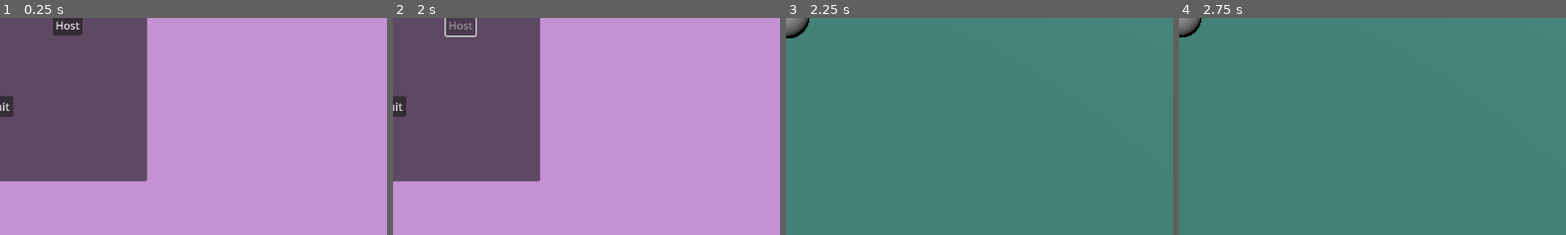
Above: before the commit, frames 1-4 (left to right).
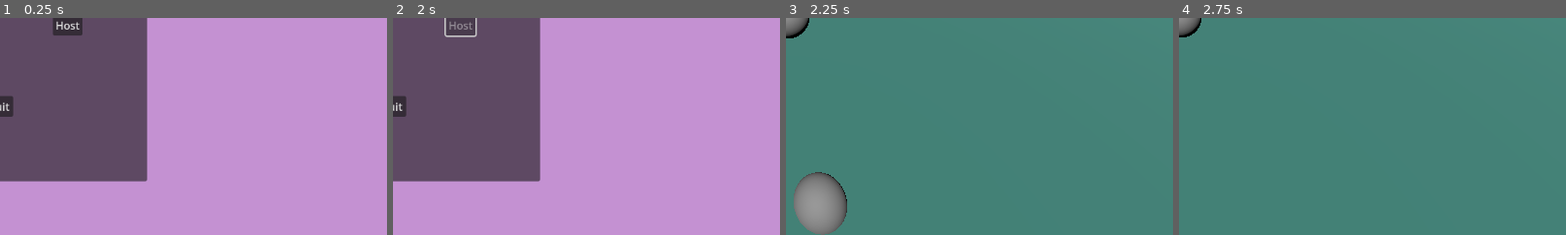
Above: after the commit, the same moments.

Repository: icvara/BestOnnlineGameEver
Game: Godot game, scene res://Menu/start_menu.tscn
The game is run twice, just before and just after one commit, with the same random seed, the same clock (stepped at 60 frames per second) and the same inputs.
Inputs:
- Up to frame 1 (0.25 s): no input
- Up to frame 2 (2 s): tap Enter at 0.5 s; hold D (right) 0.53-1.25 s; click "Host" at 1.25 s
- Up to frame 3 (2.25 s): click "Play" at 2 s
- Up to frame 4 (2.75 s): no input
The pictures show only the part of the screen within x 50-100%, y 50-100%; the shares and areas given below are measured in that part.

Frames 1-2 are identical in both runs. In frame 3, 3.1% of the frame differs, in the area x 2-16%, y 70-100%; in frame 4, nothing differs.

Commit message:
start online

Diff:
--- /dev/null
+++ b/world/main.gd
@@ -0,0 +1,16 @@
+extends Node3D
+
+
+@export var player_scene: PackedScene
+
+var id = 0
+
+func _ready() -> void:
+	add_player(multiplayer.get_unique_id())
+
+
+
+func add_player(id):
+	var new_player = player_scene.instantiate()
+	new_player.name = str(id)
+	$Players.add_child(new_player)
--- a/world/main.tscn
+++ b/world/main.tscn
@@ -1,7 +1,17 @@
-[gd_scene load_steps=2 format=3 uid="uid://cg5alv85xfq51"]
+[gd_scene load_steps=4 format=3 uid="uid://cg5alv85xfq51"]
 
 [ext_resource type="PackedScene" uid="uid://dcv2lkwh74kjy" path="res://world/level_0.tscn" id="1_gjxf3"]
+[ext_resource type="Script" uid="uid://fx1j1o16887y" path="res://world/main.gd" id="1_hyim0"]
+[ext_resource type="PackedScene" uid="uid://dy8w6mr8jgjfy" path="res://Player/player.tscn" id="2_4f7fj"]
 
 [node name="main" type="Node3D"]
+script = ExtResource("1_hyim0")
+player_scene = ExtResource("2_4f7fj")
 
 [node name="level0" parent="." instance=ExtResource("1_gjxf3")]
+
+[node name="Players" type="Node3D" parent="."]
+
+[node name="MultiplayerSpawner" type="MultiplayerSpawner" parent="."]
+_spawnable_scenes = PackedStringArray("uid://dy8w6mr8jgjfy")
+spawn_path = NodePath("../Players")
Not shown, added: world/main.gd.uid
